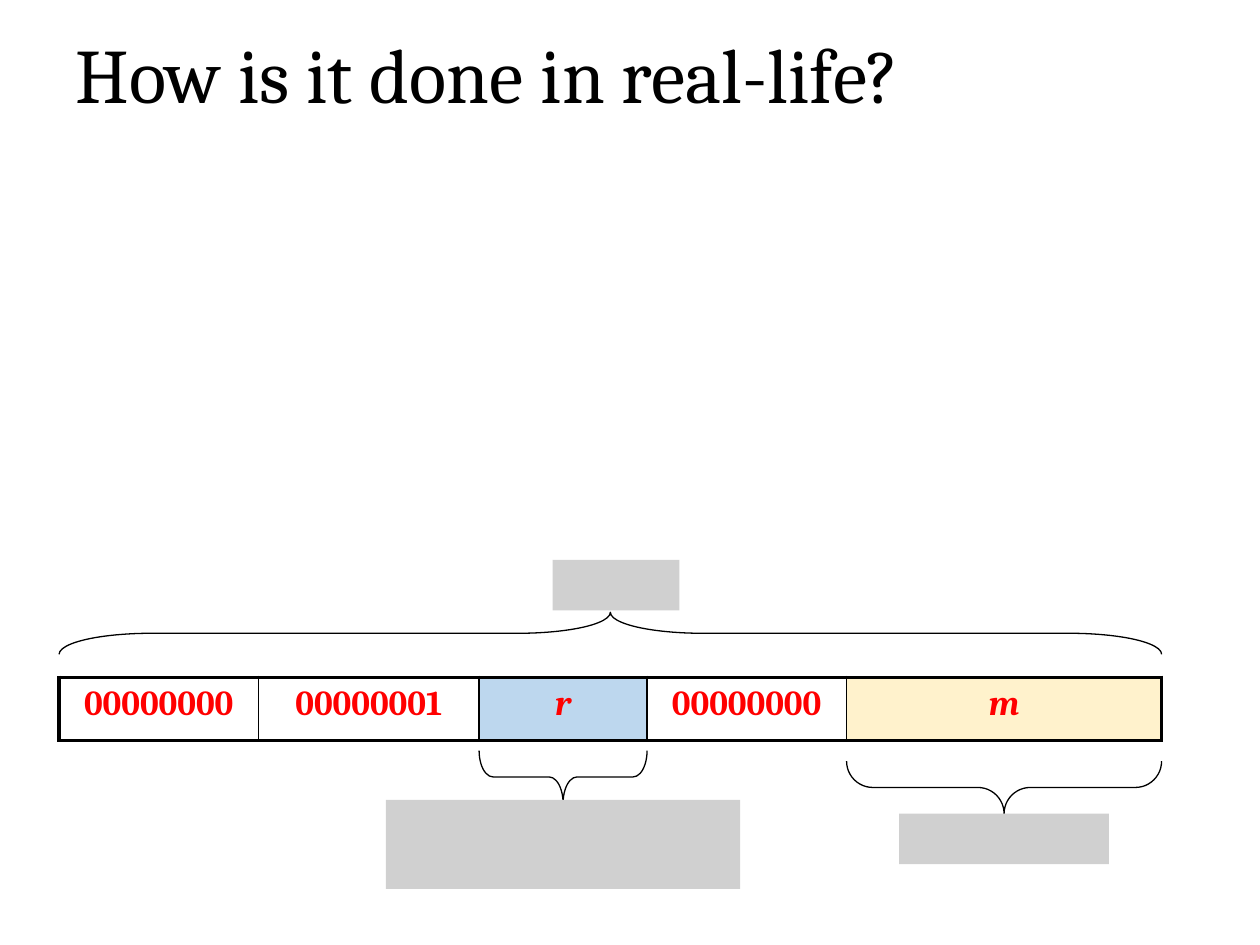
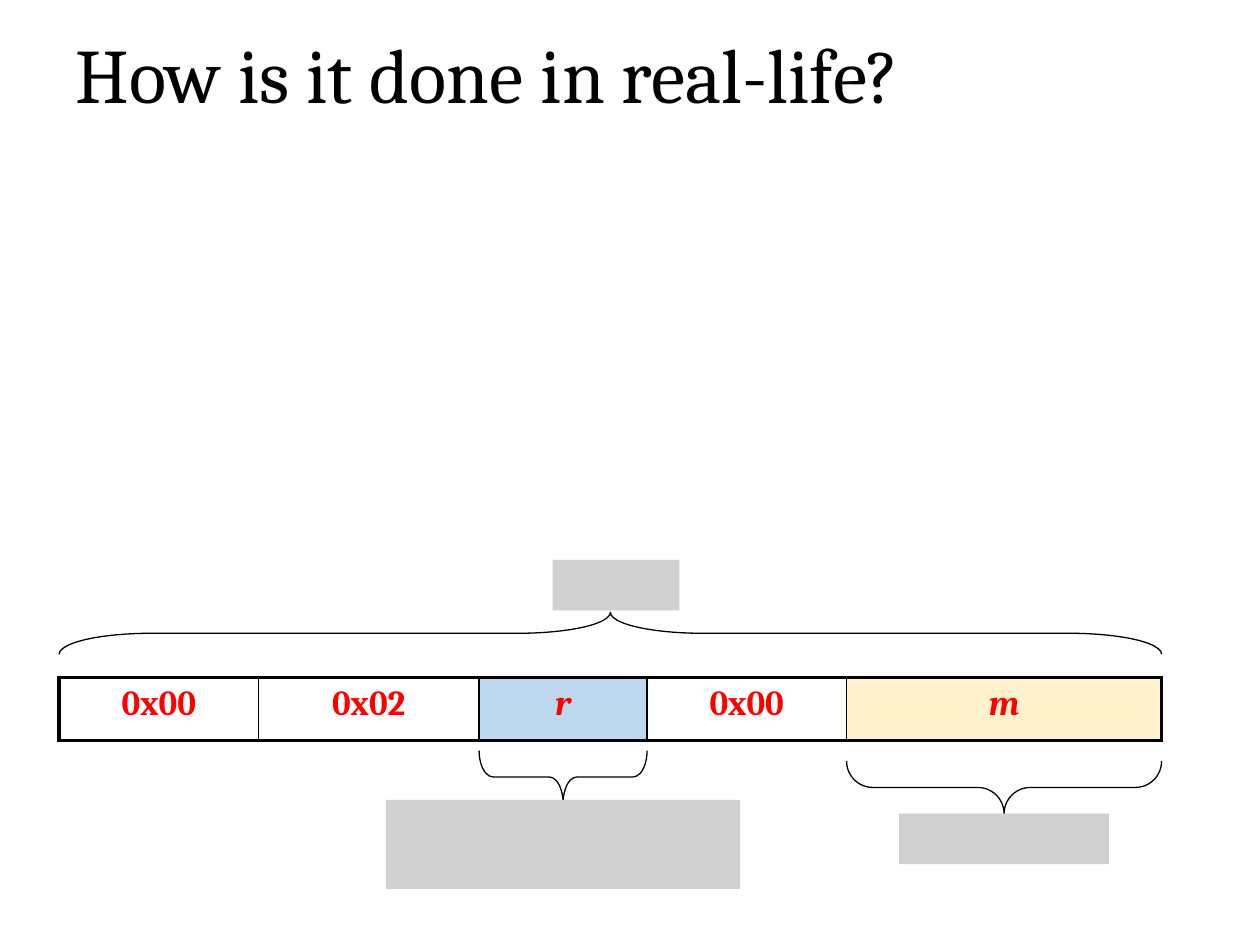
Before and after one commit to sdziembowski/cryptography-I-2025, a slide deck: slide 46 of Slides/chapter07.pptx. Drawn at 1260x945 pixels with LibreOffice and Linux fonts; fonts in the diff are those of the drawing; grey boxes stand for pictures. Boxes give left, top, right and bottom in pixels: in the first picture for what was removed or moved away, otherwise in the second. Text is boxed around its words. In the diff, an @@ line names an element or a change of style, - is before the commit and + after.

```diff
--- a/Slides/chapter07.pptx
+++ b/Slides/chapter07.pptx
@@ table at (x1=59, y1=677, x2=1160, y2=740) @@
-row 1: 00000000 | 00000001 | r | 00000000 | m
+row 1: 0x00 | 0x02 | r | 0x00 | m
```
Also in this commit, not shown: 4 other slides changed.
